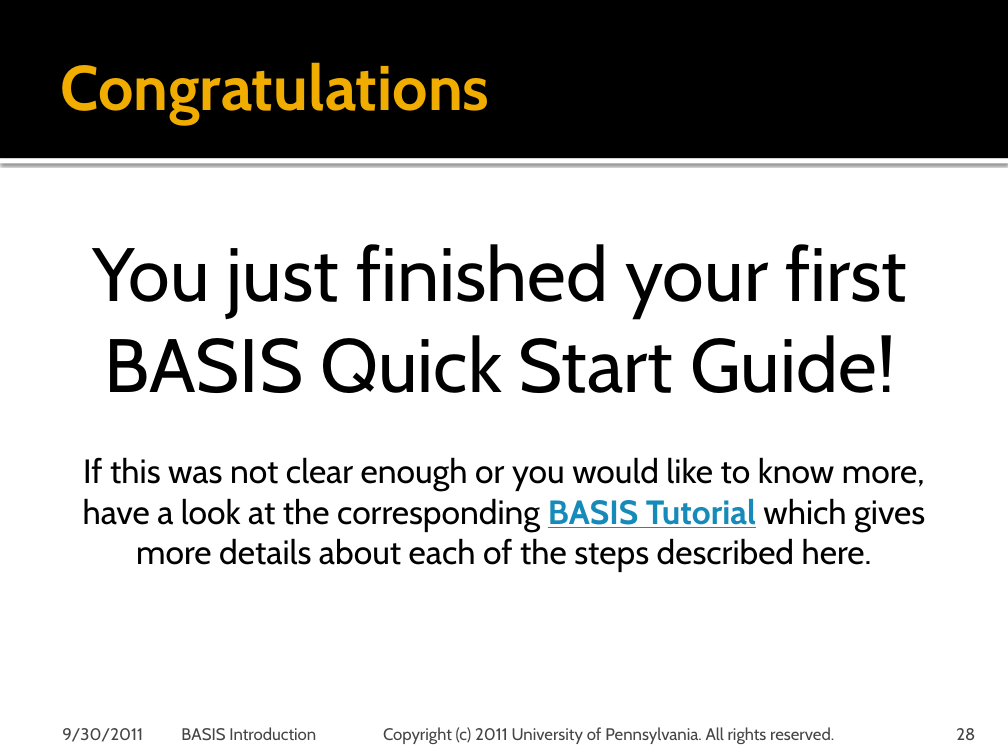
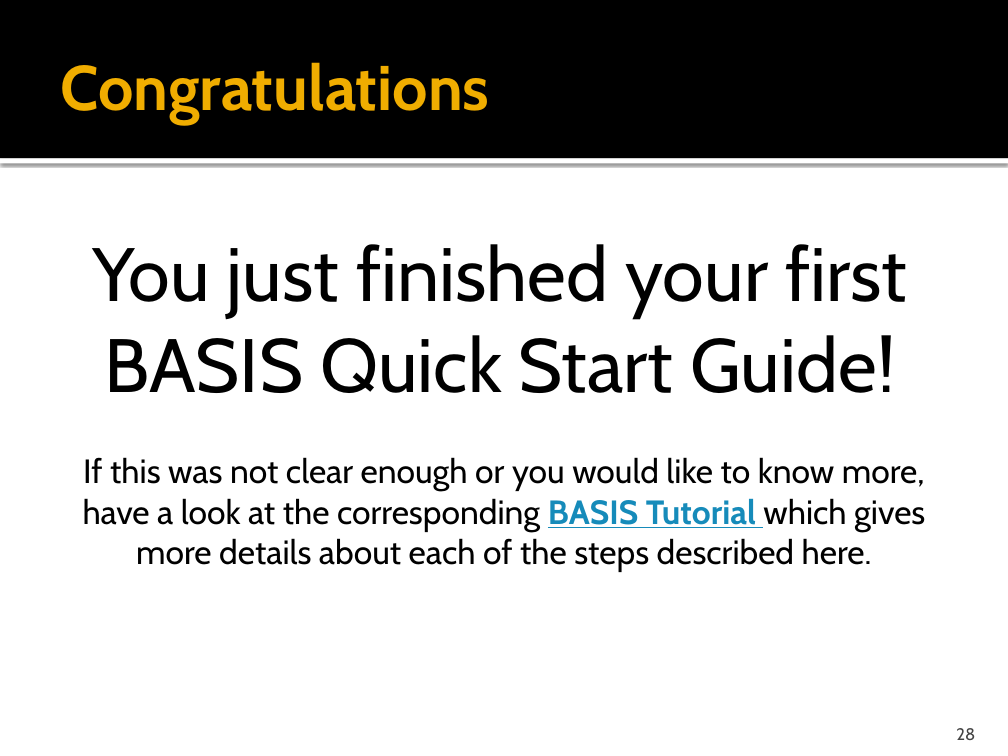
Before and after one commit to cmake-basis/legacy, a slide deck: slide 28 of doc/tutorials/BASIS Quick Start Guide - 01 Getting Started.pptx. Drawn at 1008x756 pixels with LibreOffice and Linux fonts; fonts in the diff are those of the drawing; background and template pictures are left out. Boxes give left, top, right and bottom in pixels: in the first picture for what was removed or moved away, otherwise in the second. Text is boxed around its words. In the diff, an @@ line names an element or a change of style, - is before the commit and + after.

```diff
--- a/doc/tutorials/BASIS Quick Start Guide - 01 Getting Started.pptx
+++ b/doc/tutorials/BASIS Quick Start Guide - 01 Getting Started.pptx
@@ text removed at (x1=62, y1=728, x2=143, y2=742) @@
-9/30/2011
@@ text removed at (x1=181, y1=727, x2=834, y2=744) @@
-BASIS Introduction Copyright (c) 2011 University of Pennsylvania. All rights reserved.
```
Also in this commit, not shown: 10 other slides changed.
